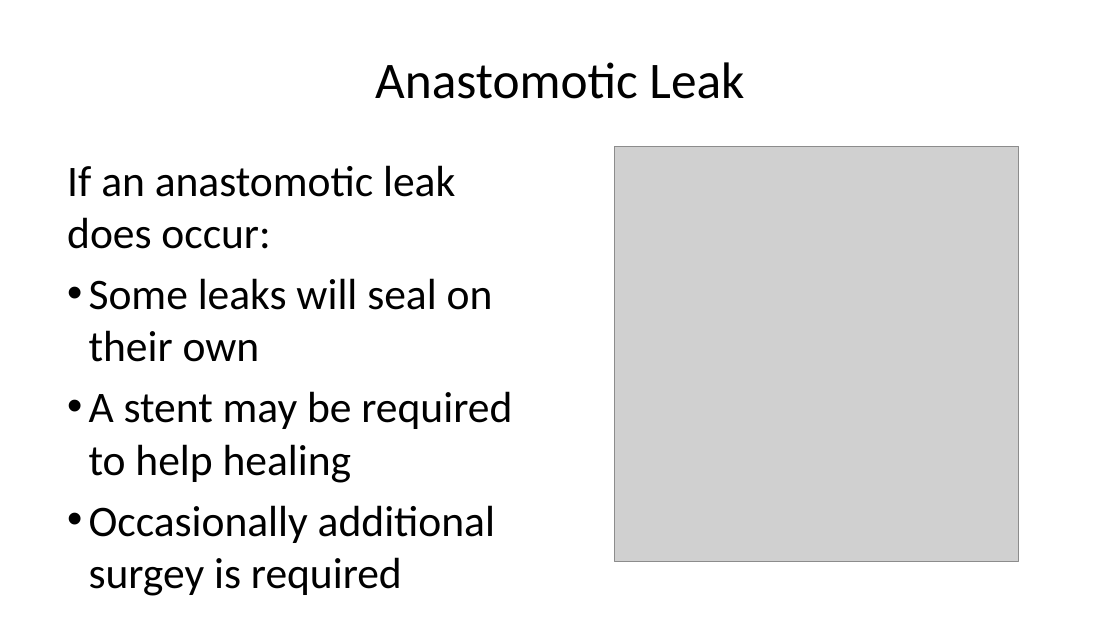
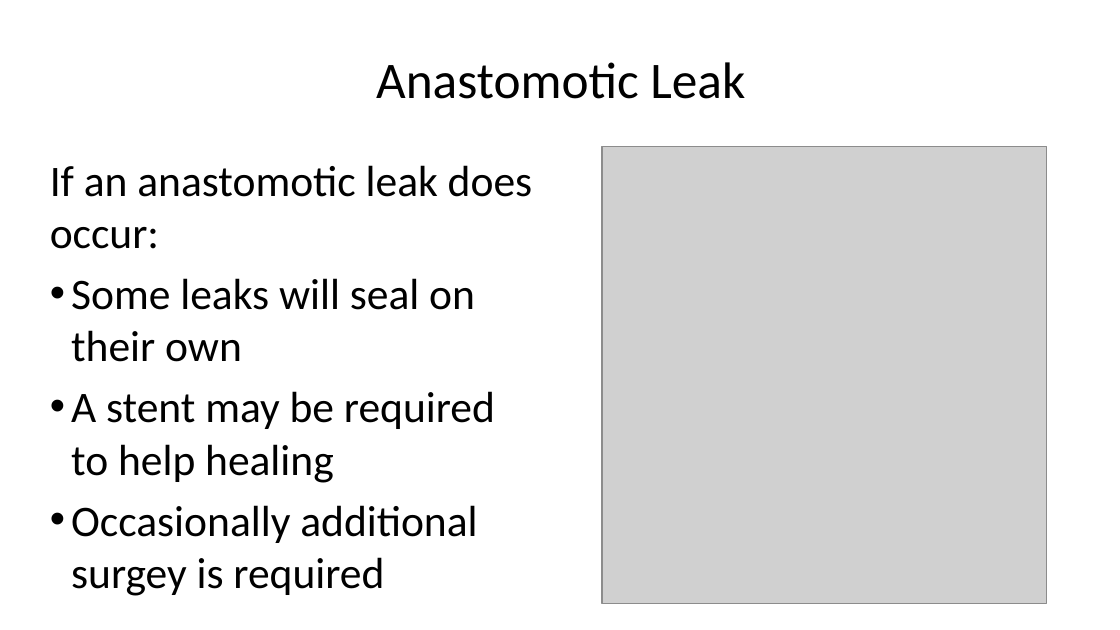
Before and after one commit to jcsalo/patient_education, a slide deck: slide 16 of lci_surgery.pptx. Drawn at 1120x630 pixels with LibreOffice and Linux fonts; fonts in the diff are those of the drawing; grey boxes stand for pictures. Boxes give left, top, right and bottom in pixels: in the first picture for what was removed or moved away, otherwise in the second. Text is boxed around its words. In the diff, an @@ line names an element or a change of style, - is before the commit and + after.

```diff
--- a/lci_surgery.pptx
+++ b/lci_surgery.pptx
@@ text "If an anastomotic leak does ..." rewrapped from <box>67,165,512,596</box> to <box>50,165,532,596</box> @@
@@ picture: place and size @@
-picture at <box>615,147,1019,562</box>
+picture at <box>603,147,1047,604</box>
```
Also in this commit, not shown: 57 other slides changed, 43 other files.
